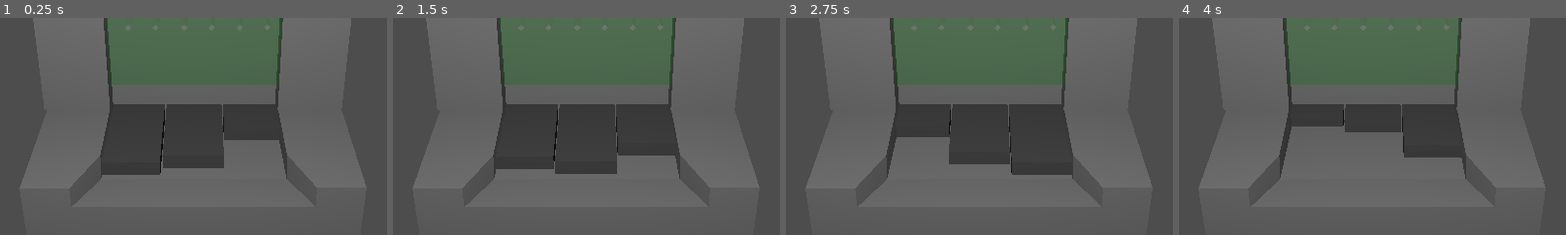
Above: before the commit, frames 1-4 (left to right).
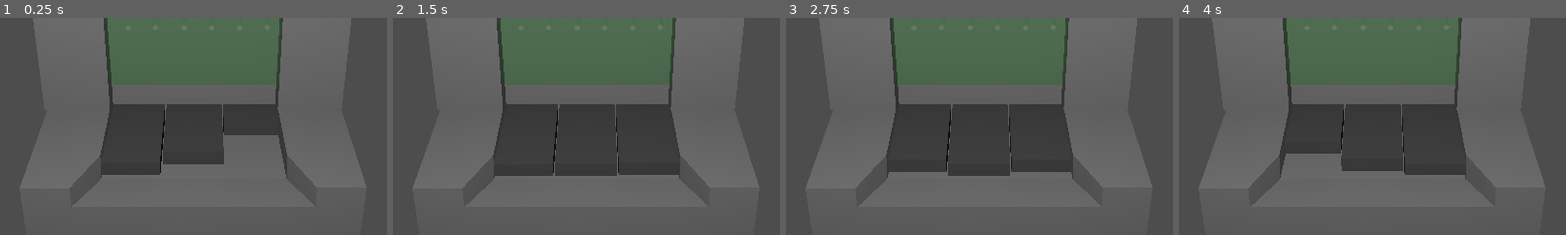
Above: after the commit, the same moments.

Repository: shaunhegarty/coin-pusher-godot
Game: Godot game, scene res://Core/Pusher/coin_pusher.tscn
The game is run twice, just before and just after one commit, with the same random seed, the same clock (stepped at 60 frames per second) and the same inputs.
Inputs (mouse positions are % of the whole screen's width and height, from its top left):
- Up to frame 1 (0.25 s): no input
- Up to frame 2 (1.5 s): click "Collect State" at 0.5 s; click "Reload State" at 1.25 s
- Up to frame 3 (2.75 s): click "Collect State" at 2 s
- Up to frame 4 (4 s): click "Collect State" at 2.75 s; move the mouse to (72, 45) at 3.52 s; click (72, 45) at 3.67 s
The pictures show only the part of the screen within x 24-74%, y 50-100%; the shares and areas given below are measured in that part.

The runs differ from the first frame. In frame 1, 0.6% of the frame differs, in the area x 41-73%, y 49-70%; in frame 2, 2.0%; in frame 3, 3.4%; in frame 4, 5.8%, in the area x 27-74%, y 47-73%.

Commit message:
Use RESET track to tidy up initial load of saved states

Diff:
--- a/Core/Global/game_controller.gd
+++ b/Core/Global/game_controller.gd
@@ -83,4 +83,6 @@
 
 func load_stored_game_state():
 	coin_spawner.load_coins(stored_game_state)
+	animation_player.play("RESET")
 	animation_player.seek(stored_game_state.animation_time, true)
+	animation_player.play("pusher_motion", 5)
--- a/Core/Pusher/coin_pusher.tscn
+++ b/Core/Pusher/coin_pusher.tscn
@@ -17,10 +17,10 @@
 tracks/0/interp = 1
 tracks/0/loop_wrap = true
 tracks/0/keys = {
-"times": PackedFloat32Array(0, 3),
-"transitions": PackedFloat32Array(-2, -2),
+"times": PackedFloat32Array(0),
+"transitions": PackedFloat32Array(-2),
 "update": 0,
-"values": [Vector3(-3.51995, 6.87366, 1.16893), Vector3(-5.35814, 6.87366, 1.16893)]
+"values": [Vector3(-3.51995, 6.87366, 1.16893)]
 }
 tracks/1/type = "value"
 tracks/1/imported = false
@@ -29,10 +29,10 @@
 tracks/1/interp = 1
 tracks/1/loop_wrap = true
 tracks/1/keys = {
-"times": PackedFloat32Array(1, 4),
-"transitions": PackedFloat32Array(-2, -2),
+"times": PackedFloat32Array(0),
+"transitions": PackedFloat32Array(-2),
 "update": 0,
-"values": [Vector3(-3.51091, 6.87366, -0.068771), Vector3(-5.3569, 6.87366, -0.068771)]
+"values": [Vector3(-3.51091, 6.87366, -0.068771)]
 }
 tracks/2/type = "value"
 tracks/2/imported = false
@@ -41,15 +41,15 @@
 tracks/2/interp = 1
 tracks/2/loop_wrap = true
 tracks/2/keys = {
-"times": PackedFloat32Array(2, 5),
-"transitions": PackedFloat32Array(-2, -2),
+"times": PackedFloat32Array(0),
+"transitions": PackedFloat32Array(-2),
 "update": 0,
-"values": [Vector3(-3.51803, 6.87366, -1.29826), Vector3(-5.35644, 6.87366, -1.29826)]
+"values": [Vector3(-3.51803, 6.87366, -1.29826)]
 }
 
 [sub_resource type="Animation" id="Animation_rwl3x"]
 resource_name = "pusher_motion"
-length = 6.0
+length = 8.0
 loop_mode = 1
 tracks/0/type = "value"
 tracks/0/imported = false
@@ -58,7 +58,7 @@
 tracks/0/interp = 1
 tracks/0/loop_wrap = true
 tracks/0/keys = {
-"times": PackedFloat32Array(0, 3),
+"times": PackedFloat32Array(0, 4),
 "transitions": PackedFloat32Array(-2, -2),
 "update": 0,
 "values": [Vector3(-3.54751, 6.87366, 1.16893), Vector3(-5.18314, 6.87366, 1.16893)]
@@ -70,7 +70,7 @@
 tracks/1/interp = 1
 tracks/1/loop_wrap = true
 tracks/1/keys = {
-"times": PackedFloat32Array(1, 4),
+"times": PackedFloat32Array(1.5, 5.5),
 "transitions": PackedFloat32Array(-2, -2),
 "update": 0,
 "values": [Vector3(-3.54918, 6.87366, -0.068771), Vector3(-5.18672, 6.87366, -0.068771)]
@@ -82,7 +82,7 @@
 tracks/2/interp = 1
 tracks/2/loop_wrap = true
 tracks/2/keys = {
-"times": PackedFloat32Array(2, 5),
+"times": PackedFloat32Array(2.8, 6.9),
 "transitions": PackedFloat32Array(-2, -2),
 "update": 0,
 "values": [Vector3(-3.55472, 6.87366, -1.29826), Vector3(-5.21064, 6.87366, -1.29826)]
@@ -140,7 +140,7 @@
 size = Vector3(4, 0.3, 1.2)
 
 [node name="AnimatedPusher2" type="AnimatableBody3D" parent="TheMachine/Pushers"]
-transform = Transform3D(1, 0, 0, 0, 1, 0, 0, 0, 1, -3.92113, 6.87366, -0.068771)
+transform = Transform3D(1, 0, 0, 0, 1, 0, 0, 0, 1, -3.51091, 6.87366, -0.068771)
 
 [node name="CollisionShape3D" type="CollisionShape3D" parent="TheMachine/Pushers/AnimatedPusher2"]
 shape = SubResource("BoxShape3D_noqyw")
@@ -150,7 +150,7 @@
 size = Vector3(4, 0.3, 1.2)
 
 [node name="AnimatedPusher3" type="AnimatableBody3D" parent="TheMachine/Pushers"]
-transform = Transform3D(1, 0, 0, 0, 1, 0, 0, 0, 1, -4.9479, 6.87366, -1.29826)
+transform = Transform3D(1, 0, 0, 0, 1, 0, 0, 0, 1, -3.51803, 6.87366, -1.29826)
 
 [node name="CollisionShape3D" type="CollisionShape3D" parent="TheMachine/Pushers/AnimatedPusher3"]
 shape = SubResource("BoxShape3D_noqyw")
--- a/project.godot
+++ b/project.godot
@@ -29,7 +29,9 @@
 [physics]
 
 3d/run_on_separate_thread=true
-common/physics_ticks_per_second=90
+common/physics_ticks_per_second=120
+3d/sleep_threshold_linear=0.002
+3d/solver/solver_iterations=8
 3d/solver/contact_recycle_radius=0.005
 3d/solver/contact_max_separation=0.005
 3d/solver/contact_max_allowed_penetration=0.001
